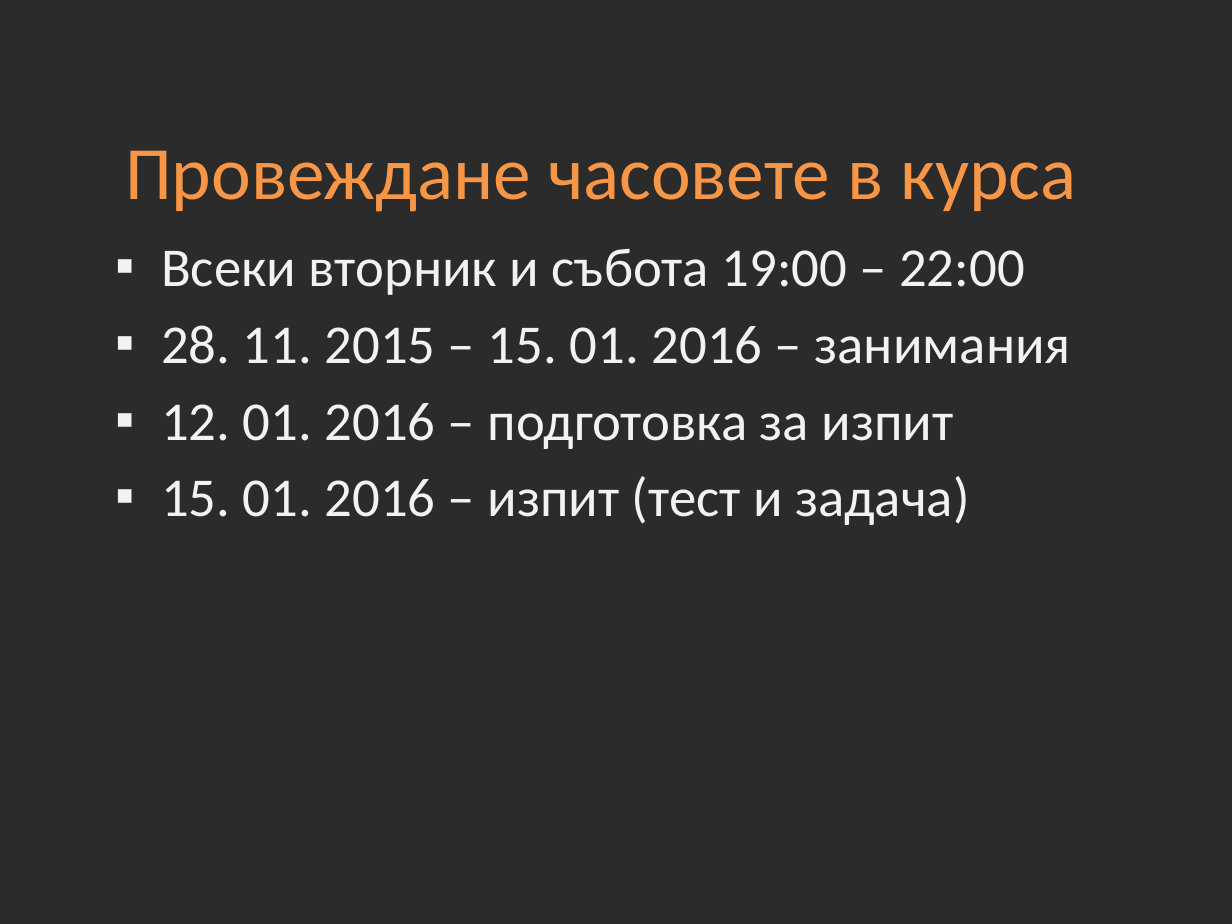
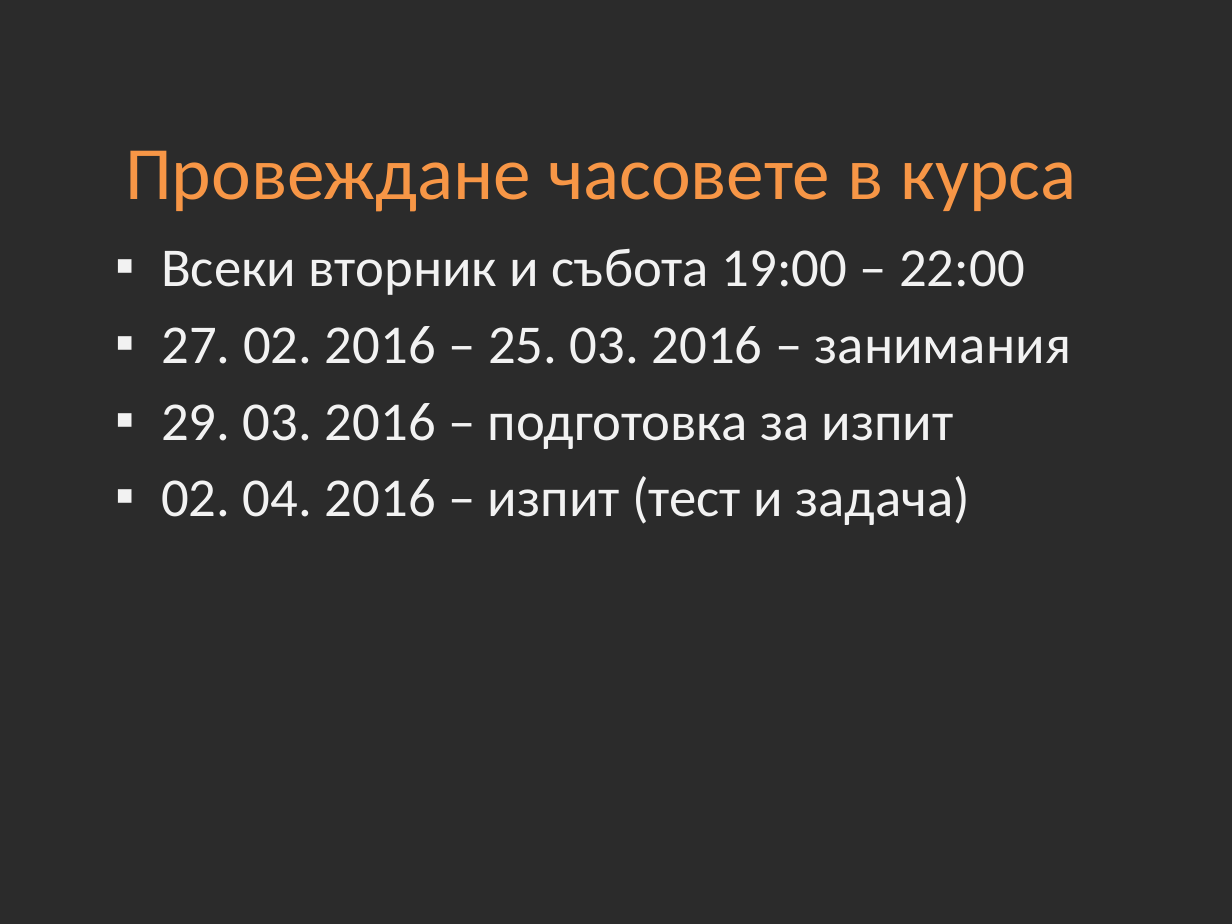
Before and after one commit to Academy-Soft-Intellect/Introduction-Into-Programming-Online, a slide deck: slide 3 of 01-Introduction-into-Course.pptx. Drawn at 1232x924 pixels with LibreOffice and Linux fonts; fonts in the diff are those of the drawing; background and template pictures are left out; a plain dark background stands for a picture behind light text. Boxes give left, top, right and bottom in pixels: in the first picture for what was removed or moved away, otherwise in the second. Text is boxed around its words. In the diff, an @@ line names an element or a change of style, - is before the commit and + after.

```diff
--- a/01-Introduction-into-Course.pptx
+++ b/01-Introduction-into-Course.pptx
@@ text at box(161, 326, 1071, 525): text changed @@
-▪ 28. 11. 2015 – 15. 01. 2016 – занимания
-▪ 12. 01. 2016 – подготовка за изпит
-▪ 15. 01. 2016 – изпит (тест и задача)
+▪ 27. 02. 2016 – 25. 03. 2016 – занимания
+▪ 29. 03. 2016 – подготовка за изпит
+▪ 02. 04. 2016 – изпит (тест и задача)
```
Also in this commit, not shown: 1 other file.
